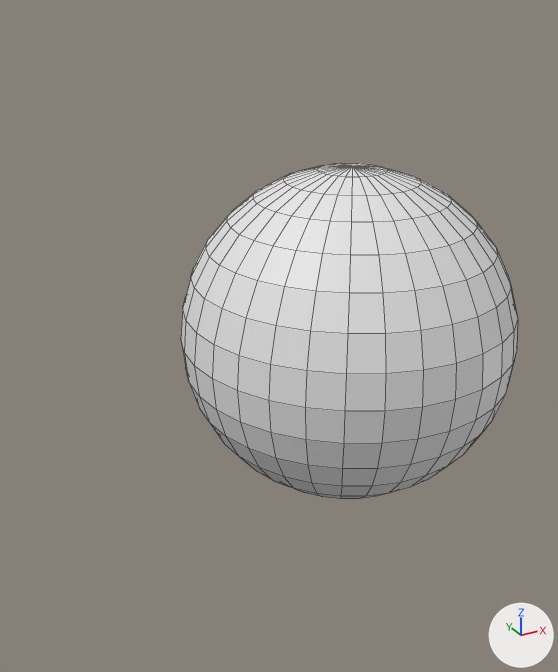
Before and after pictures for a commit that changed the FBX model Assets/Models/Models/NewRendering/sphere2by2.fbx.
One viewpoint serves both versions: a 50 mm camera at (-1.45, -2.6, 2.87) aimed at (0.38, 0.73, 1.2). Arrows for +X, +Y and +Z are at lower right; the lights stay in place. The first picture is the older version. Mesh edges are drawn as thin lines. Where no turn or scale is listed for an object, it has been applied to the vertices.
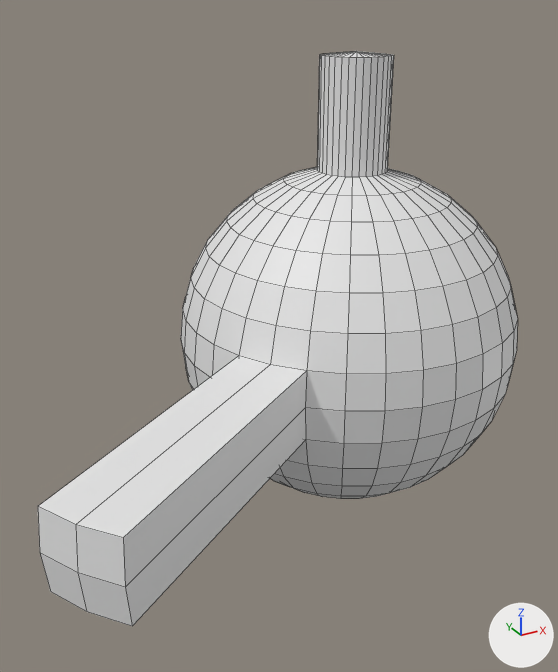
Where the change shows, as pixel boxes [x1, y1, x2, y2] in the pictures (558 x 672 px):
```json
{"object": "Sphere", "change": "reshaped", "before": [181, 163, 518, 499], "after": [38, 51, 518, 626], "on screen": "42% wider, 71% taller"}
{"part": 1, "of": "me_sphere", "change": "built on", "before": [317, 163, 388, 177], "after": [317, 51, 394, 177]}
{"part": 2, "of": "me_sphere", "change": "built on", "before": [237, 356, 307, 440], "after": [38, 356, 307, 626]}
```

Scene script edits in JSON lines:
```json
{"block": "me_sphere", "where": "# used by ob_sphere; location = (0.0, 0.0, 0.0)"}
{"op": "remove", "block": "me_sphere", "code": "me_sphere.from_pydata(...)  # 482 vertices, 512 faces; spans x 0.0..2.0, y 0.0..2.0, z 0.0..2.0"}
{"op": "add", "block": "me_sphere", "code": "me_sphere.from_pydata(...)  # 522 vertices, 552 faces; spans x -1.12..2.0, y -0.5..2.0, z 0.0..2.6"}
{"block": "me_sphere", "change": "me_sphere part 1"}
{"block": "me_sphere", "change": "1 vertex is removed from x 1.0, y 1.0, z 2.0"}
{"block": "me_sphere", "change": "32 faces are deleted"}
{"block": "me_sphere", "change": "1 vertex is added at (1.0, 1.0, 2.6)"}
{"block": "me_sphere", "change": "32 new vertices lie (0.0, 0.0, 0.6) away from vertices in x 0.8..1.2, y 0.8..1.2, z 1.98"}
{"block": "me_sphere", "change": "64 new faces join them"}
{"block": "me_sphere", "change": "me_sphere part 2"}
{"block": "me_sphere", "change": "1 vertex is removed from x 0.17, y 0.44, z 1.0"}
{"block": "me_sphere", "change": "4 faces are deleted"}
{"block": "me_sphere", "change": "9 vertices are added at x -1.12..-0.89, y -0.5..-0.17, z 0.8..1.2"}
{"block": "me_sphere", "change": "12 new faces join them"}
```
